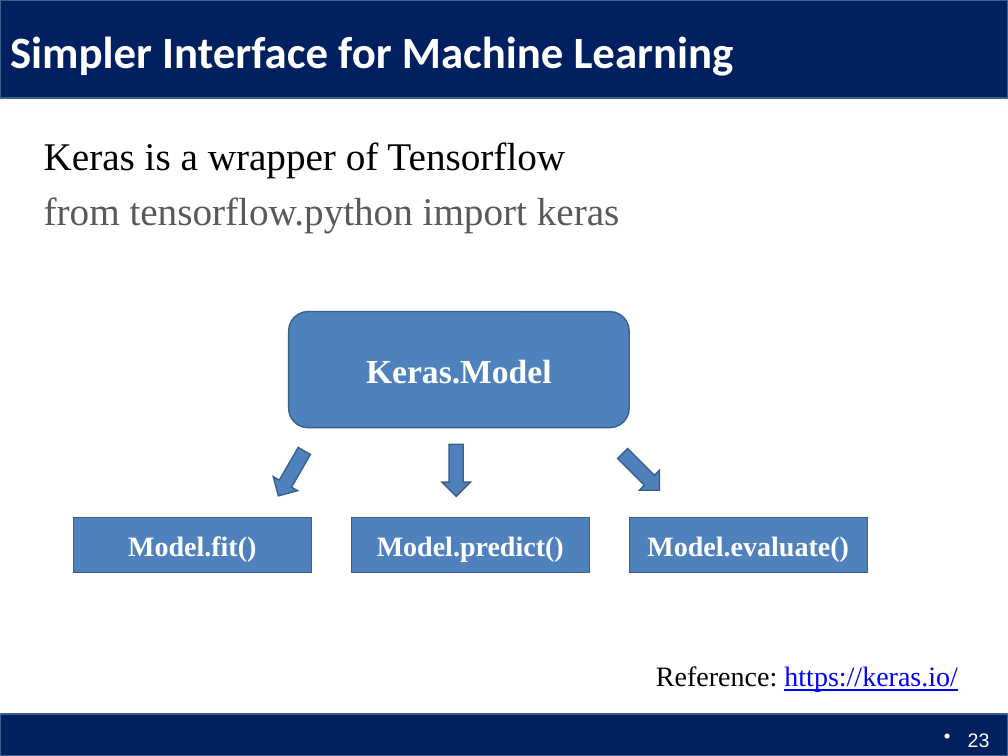
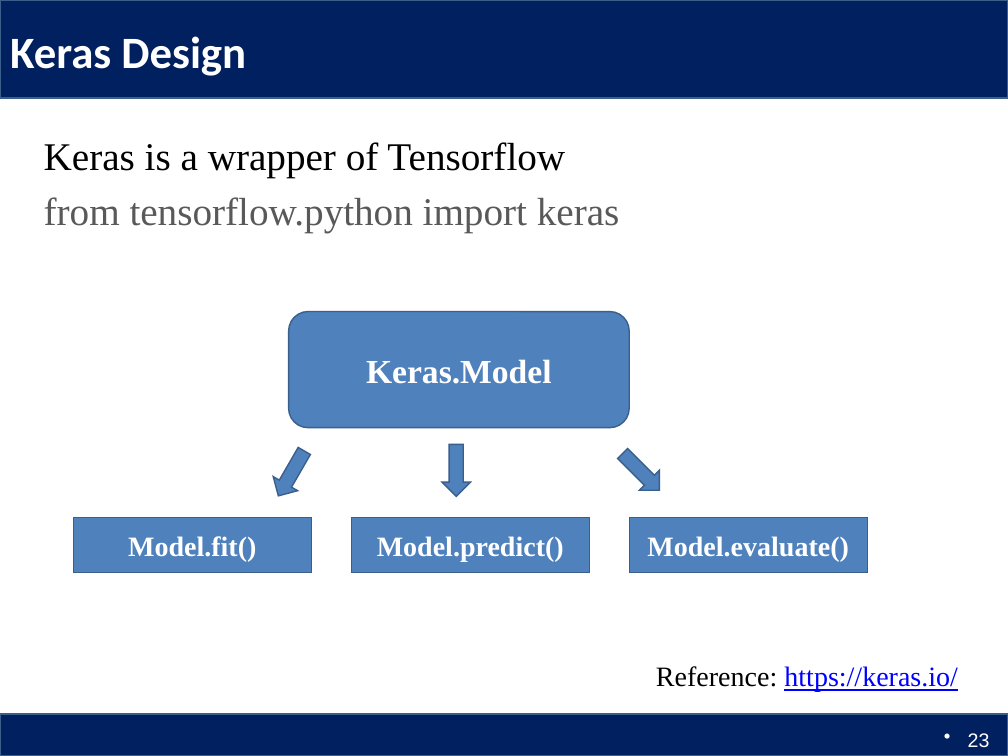
Before and after one commit to Columbia6894/Columbia6894.github.io, a slide deck: slide 23 of lecture/lecture1_llcao.pptx. Drawn at 1008x756 pixels with LibreOffice and Linux fonts; fonts in the diff are those of the drawing. Boxes give left, top, right and bottom in pixels: in the first picture for what was removed or moved away, otherwise in the second. Text is boxed around its words. In the diff, an @@ line names an element or a change of style, - is before the commit and + after.

```diff
--- a/lecture/lecture1_llcao.pptx
+++ b/lecture/lecture1_llcao.pptx
@@ title at [10, 36, 246, 76]: text changed @@
-Simpler Interface for Machine Learning
+Keras Design
```
Also in this commit, not shown: 7 other slides changed, 1 other file.
